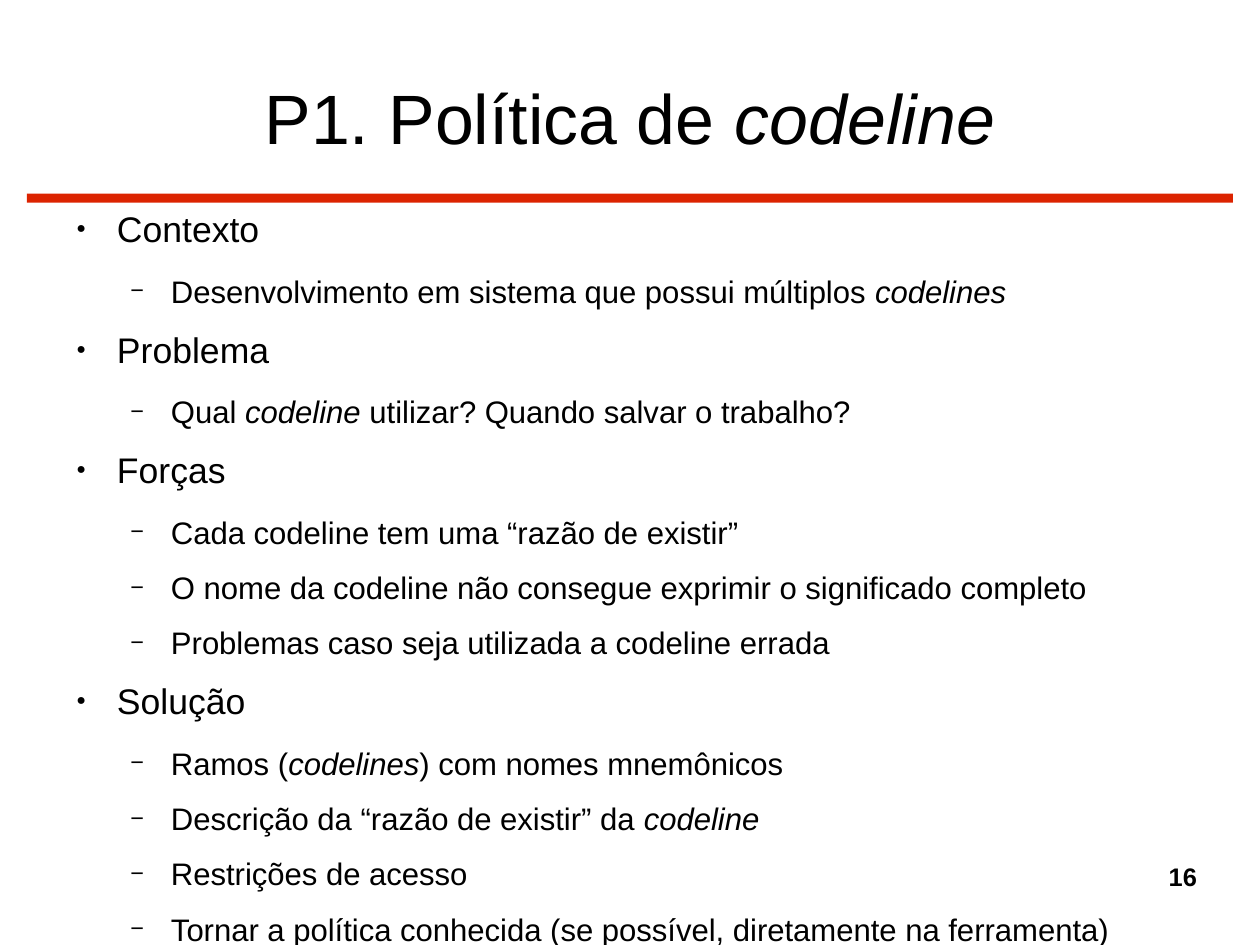
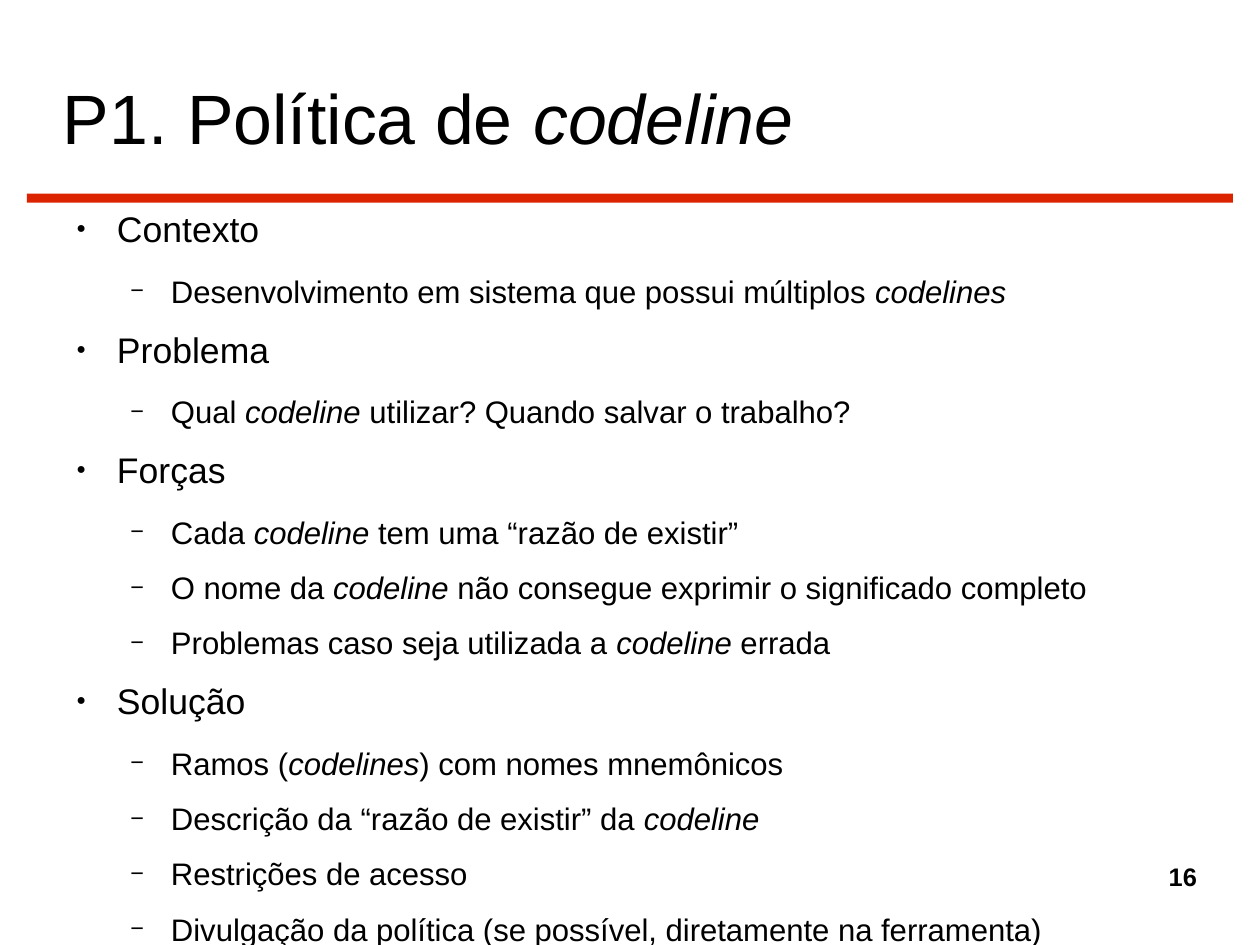
Before and after one commit to gtessa/gc20131_leitura_5, a slide deck: slide 16 of Completo.odp. Drawn at 1260x945 pixels with LibreOffice and Linux fonts; fonts in the diff are those of the drawing. Boxes give left, top, right and bottom in pixels: in the first picture for what was removed or moved away, otherwise in the second. Text is boxed around its words. In the diff, an @@ line names an element or a change of style, - is before the commit and + after.

```diff
--- a/Completo.odp
+++ b/Completo.odp
@@ title "P1. Política de codeline" at [63,92,793,145]: alignment centre to left @@
@@ text at [171,521,1087,661]: italic on in "codeline", "codeline", "codeline" @@
@@ text at [171,918,1041,945]: text changed @@
-  − Tornar a política conhecida (se possível, diretamente na ferramenta)
+  − Divulgação da política (se possível, diretamente na ferramenta)
```
Also in this commit, not shown: 72 other slides changed, 1 slide removed.
